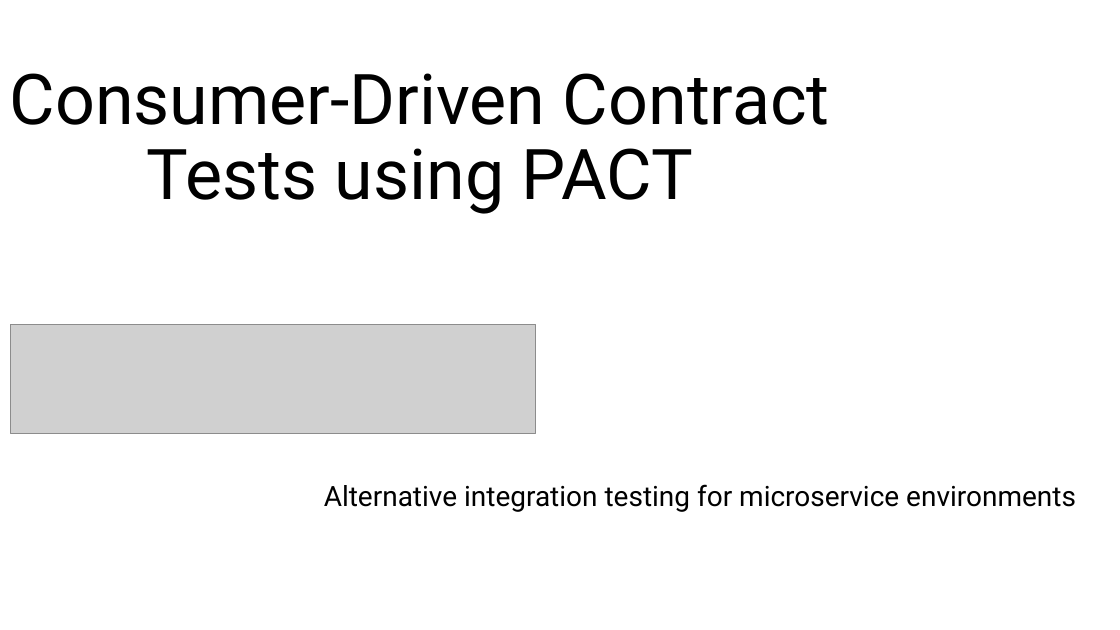
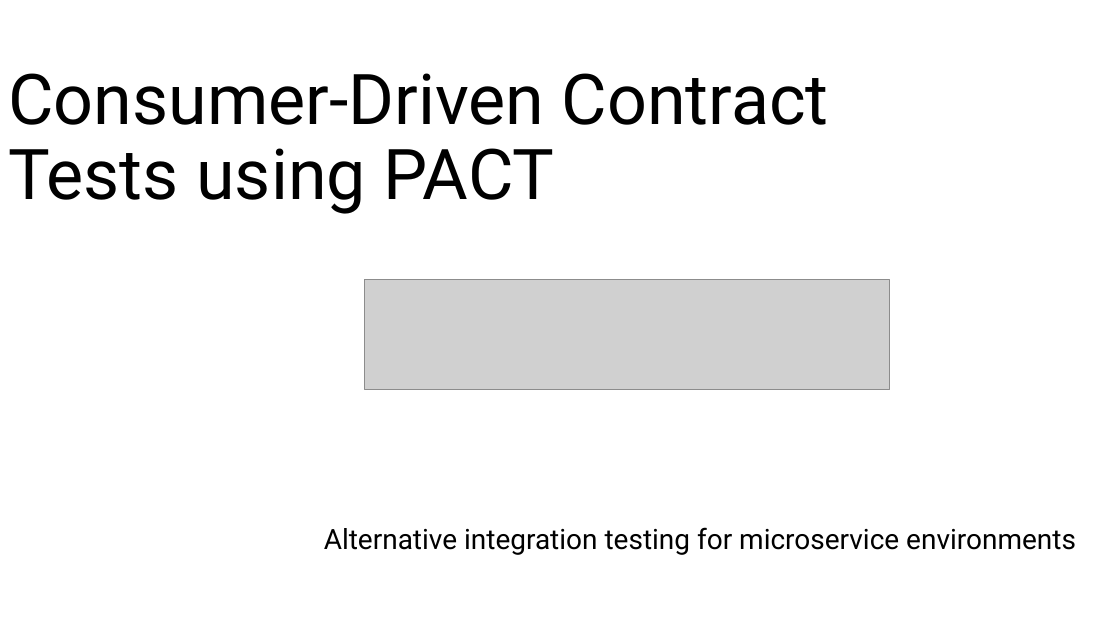
Before and after one commit to m4cx/consumer-driven-contract-testing-pact, a slide deck: slide 1 of powerpoint/Consumer-Driven Contract Tests using PACT.pptx. Drawn at 1120x630 pixels with LibreOffice and Linux fonts; fonts in the diff are those of the drawing; grey boxes stand for pictures. Boxes give left, top, right and bottom in pixels: in the first picture for what was removed or moved away, otherwise in the second. Text is boxed around its words. In the diff, an @@ line names an element or a change of style, - is before the commit and + after.

```diff
--- a/powerpoint/Consumer-Driven Contract Tests using PACT.pptx
+++ b/powerpoint/Consumer-Driven Contract Tests using PACT.pptx
@@ title "Consumer-Driven Contract Tests using PACT" at (8, 73, 829, 214): alignment centre to left @@
@@ picture: place and size @@
-picture at (11, 324, 536, 434)
+picture at (365, 280, 890, 389)
@@ subtitle "Alternative integration testing for microservice ...": place and size @@
-subtitle "Alternative integration testing for microservice ..." at (324, 484, 1076, 512)
+subtitle "Alternative integration testing for microservice ..." at (324, 527, 1076, 555)
```
Also in this commit, not shown: 9 other slides changed, 8 slides added, 6 slides removed.
